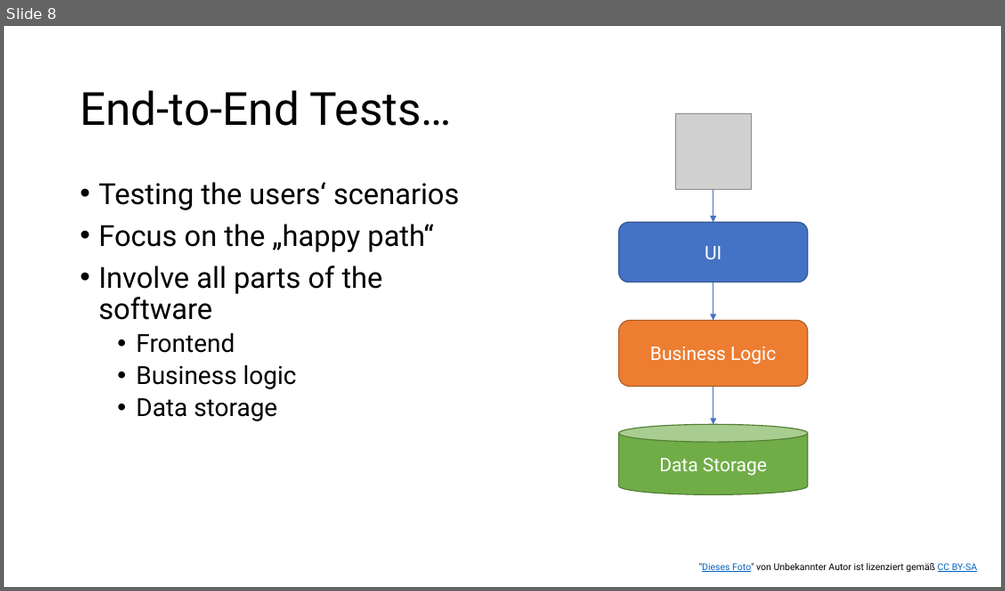
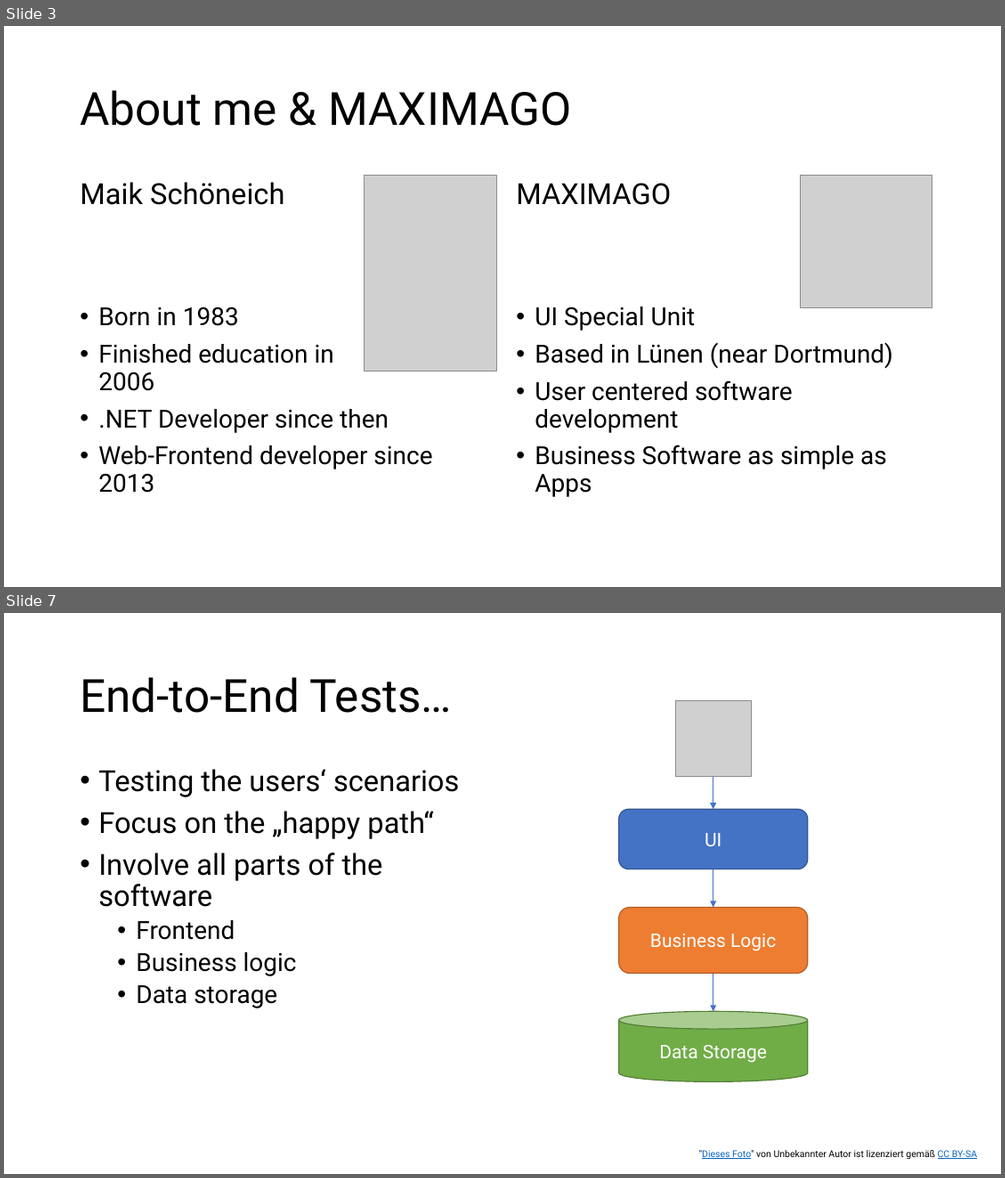
Before and after one commit to m4cx/consumer-driven-contract-testing-pact, a slide deck: powerpoint/Consumer-Driven Contract Tests using PACT.pptx. Shown one above the other, each under a label of ours: slide 8 before the commit, slides 3 and 7 after it; the slides between them are not shown. The pictures are 1005x591 and 1005x1178 pixels, drawn with LibreOffice and Linux fonts; fonts in the diff are those of the drawing; grey boxes stand for pictures. Boxes give left, top, right and bottom in pixels: in the first picture for what was removed or moved away, otherwise in the second. Text is boxed around its words. In the diff, an @@ line names an element or a change of style, - is before the commit and + after.

```diff
--- a/powerpoint/Consumer-Driven Contract Tests using PACT.pptx
+++ b/powerpoint/Consumer-Driven Contract Tests using PACT.pptx
@@ slide 3 added at (4, 26, 1001, 587), background #FFFFFF @@
@@ title added at (80, 90, 571, 126), 44 pt, text #000000 @@
+About me & MAXIMAGO
@@ text added at (80, 182, 432, 492), 24 pt, text #000000 @@
+Maik Schöneich
+• Born in 1983
+• Finished education in
+  2006
+• .NET Developer since then
+• Web-Frontend developer since 2013
@@ picture added at (364, 176, 496, 370) @@
@@ text added at (516, 183, 893, 497), 24 pt, text #000000 @@
+MAXIMAGO
+• UI Special Unit
+• Based in Lünen (near Dortmund)
+• User centered software development
+• Business Software as simple as Apps
@@ picture added at (801, 176, 933, 308) @@
@@ what was slide 8 is now slide 7 @@
```
Also in this commit, not shown: 10 slides changed, 7 other slides added, 6 slides removed.
